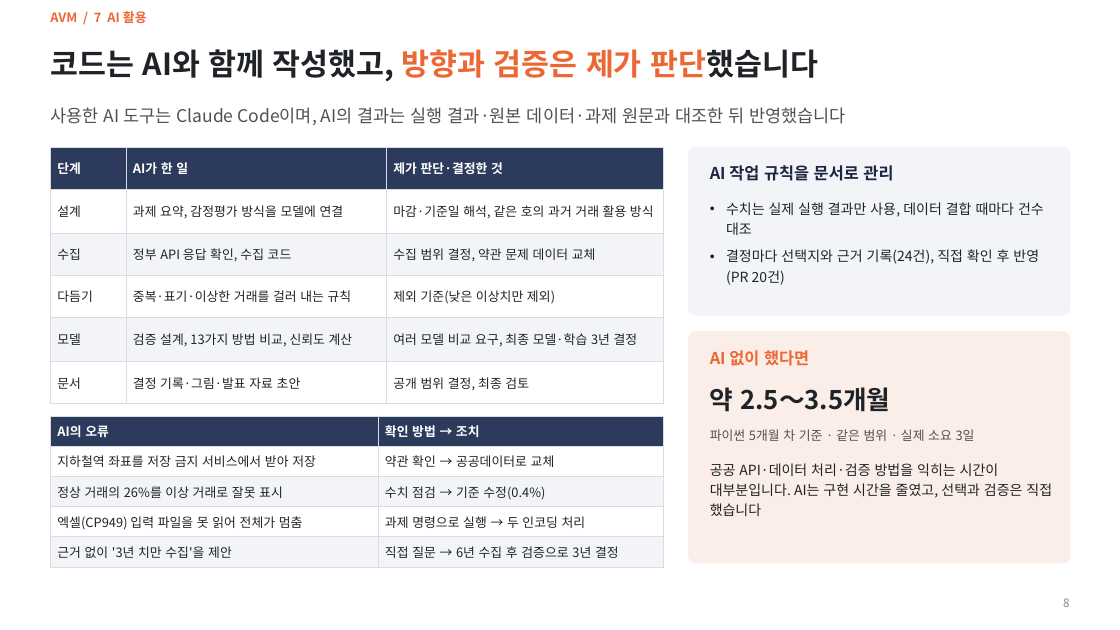
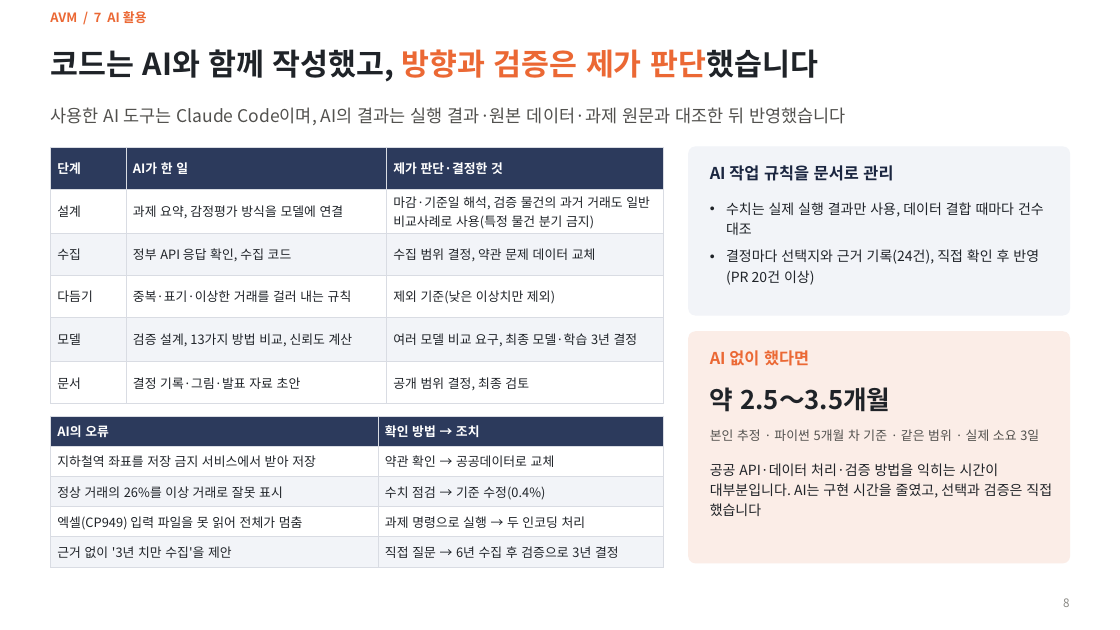
Before and after one commit to KimInSeok-DA/DA_Seoul_Villa_AVM, a slide deck: slide 8 of presentation/AVM_발표_요약.pptx. Drawn at 1120x630 pixels with LibreOffice and Linux fonts; fonts in the diff are those of the drawing. Boxes give left, top, right and bottom in pixels: in the first picture for what was removed or moved away, otherwise in the second. Text is boxed around its words. In the diff, an @@ line names an element or a change of style, - is before the commit and + after.

Commit message:
외부 검토 반영: PPT 장 사이 모순·표기 정리, 검증 조건 각주, 요약본 표지 숫자, README 실행 시간

```diff
--- a/presentation/AVM_발표_요약.pptx
+++ b/presentation/AVM_발표_요약.pptx
@@ table at [50, 147, 664, 394] @@
-row 2, column 3: 마감·기준일 해석, 같은 호의 과거 거래 활용 방식
+row 2, column 3: 마감·기준일 해석, 검증 물건의 과거 거래도 일반 비교사례로 사용(특정 물건 분기 금지)
@@ text at [726, 249, 1039, 285]: text changed @@
-• 결정마다 선택지와 근거 기록(24건), 직접 확인 후 반영(PR 20건)
+• 결정마다 선택지와 근거 기록(24건), 직접 확인 후 반영(PR 20건 이상)
@@ text at [710, 429, 1039, 441]: text changed @@
-파이썬 5개월 차 기준 · 같은 범위 · 실제 소요 3일
+본인 추정 · 파이썬 5개월 차 기준 · 같은 범위 · 실제 소요 3일
```
Also in this commit, not shown: 4 other slides changed, 7 other files.
